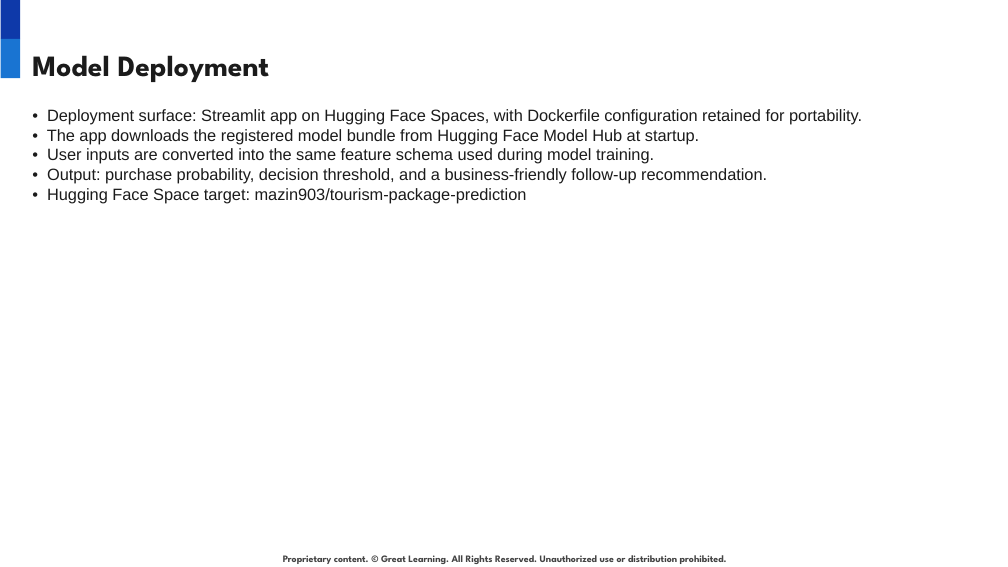
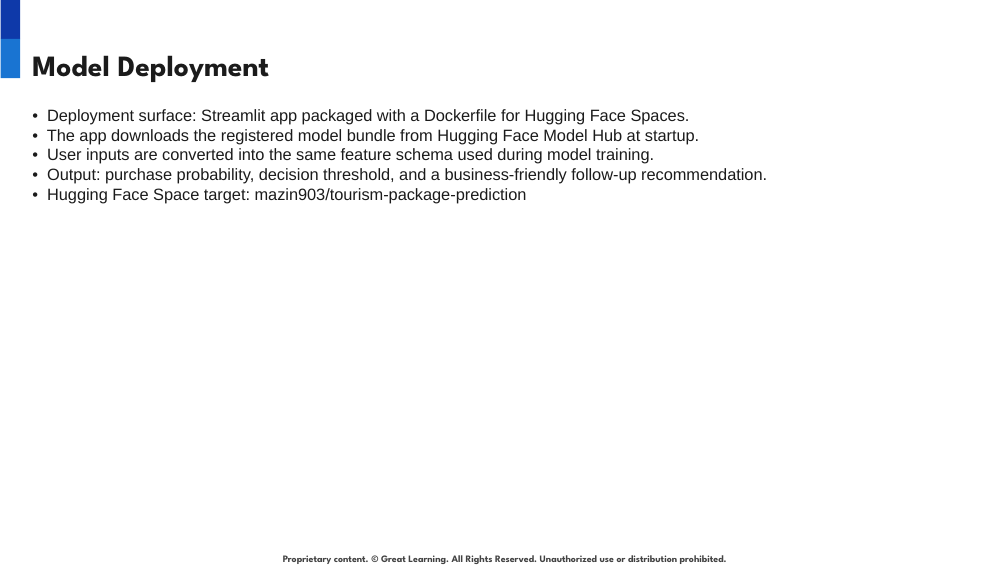
Before and after one commit to mazin903/MLOps-pipeline-on-GitHub, a slide deck: slide 10 of outputs/Tourism_Package_Prediction_MLOps_Presentation.pptx. Drawn at 1008x567 pixels with LibreOffice and Linux fonts; fonts in the diff are those of the drawing; background and template pictures are left out. Boxes give left, top, right and bottom in pixels: in the first picture for what was removed or moved away, otherwise in the second. Text is boxed around its words. In the diff, an @@ line names an element or a change of style, - is before the commit and + after.

Commit message:
Use Docker Space for Streamlit deployment

```diff
--- a/outputs/Tourism_Package_Prediction_MLOps_Presentation.pptx
+++ b/outputs/Tourism_Package_Prediction_MLOps_Presentation.pptx
@@ text at (47,109,690,125): text changed @@
-• Deployment surface: Streamlit app on Hugging Face Spaces, with Dockerfile configuration retained for portability.
+• Deployment surface: Streamlit app packaged with a Dockerfile for Hugging Face Spaces.
```
Also in this commit, not shown: 4 other files.
